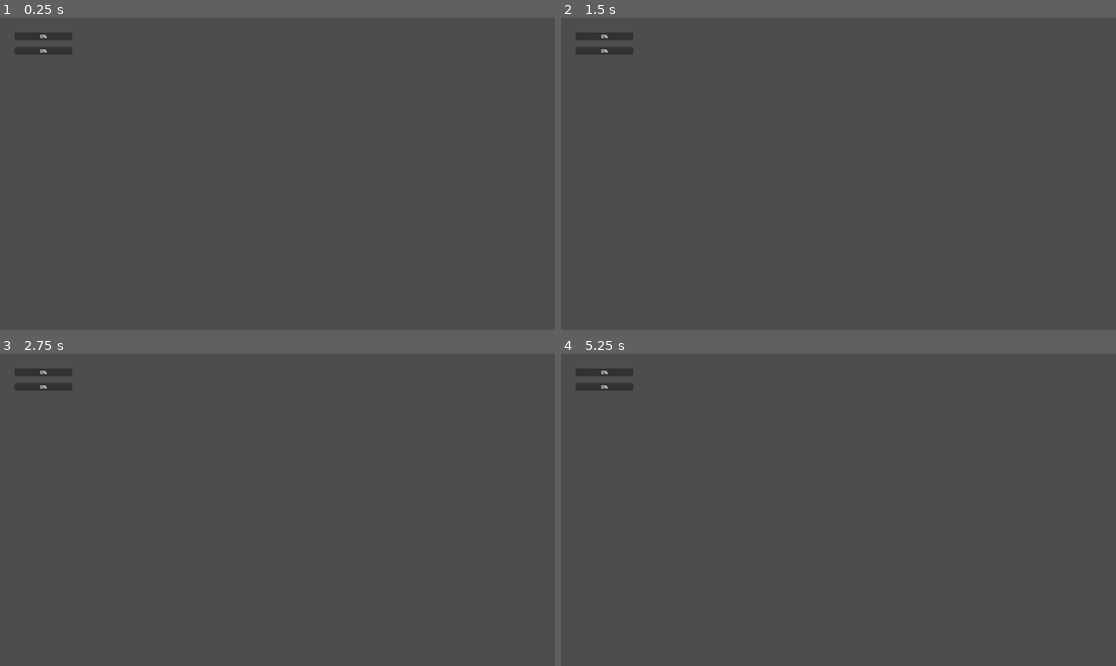
Above: before the commit, frames 1-4 (two rows, left to right).
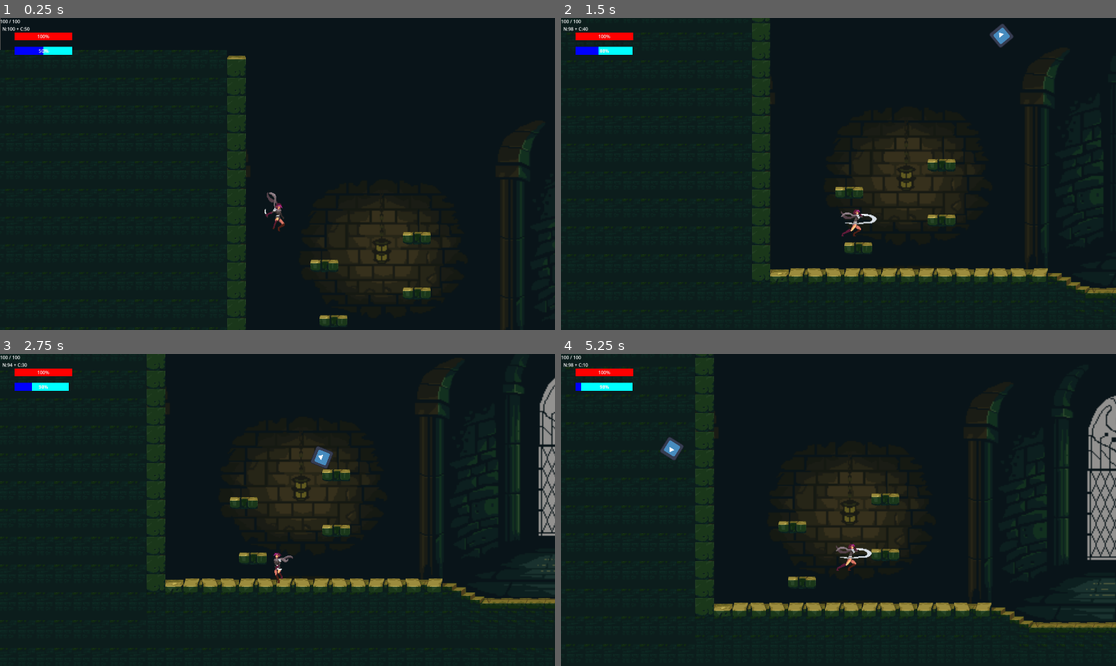
Above: after the commit, the same moments.

Repository: wya-wy/CG-final-project1
Game: Godot game, scene res://view/level/test_level.tscn
The game is run twice, just before and just after one commit, with the same random seed, the same clock (stepped at 60 frames per second) and the same inputs. Before the commit the project starts from res://view/UI/hud.tscn. The engine's default icon, where the game draws it, is replaced by a stand-in: a white triangle on a blue panel in a dark square.
Inputs (mouse positions are in pixels of both pictures, inside the frame that each line leads up to):
- Up to frame 1 (0.25 s): no input
- Up to frame 2 (1.5 s): move the mouse to (960, 158) at 0.52 s; hold D (move_right) from 0.53 s (still down); right-click (960, 158) at 0.6 s; tap Space (jump) at 0.77, 1.07 s; click (960, 158) at 0.8 s; move the mouse to (727, 189) at 1.27 s; click (727, 189) at 1.35 s
- Up to frame 3 (2.75 s): tap Space (jump) at 1.52, 1.55, 1.82, 2.1 s; move the mouse to (333, 441) at 2.02 s; release D (move_right) at 2.03 s; hold A (move_left) from 2.03 s (still down); right-click (333, 441) at 2.3 s
- Up to frame 4 (5.25 s): move the mouse to (810, 572) at 2.77 s; release A (move_left) at 2.78 s; hold D (move_right) 2.78-4.28 s; right-click (810, 572) at 2.85 s; tap Space (jump) at 3.02, 3.32, 3.77, 3.8, 4.07, 4.52, 4.82 s; click (810, 572) at 3.05 s; move the mouse to (1005, 556) at 3.52 s; click (1005, 556) at 3.6 s; move the mouse to (672, 463) at 4.27 s; hold A (move_left) 4.28-5.03 s; right-click (672, 463) at 4.35 s; move the mouse to (866, 510) at 5.02 s; hold D (move_right) from 5.03 s (still down); click (866, 510) at 5.1 s

The runs differ from the first frame. In frame 1, 100% of the frame differs, in the area x 0-100%, y 0-100%; in frame 2, 100%; in frame 3, 100%; in frame 4, 99%.

Commit message:
完成土狼时间 + 浓缩蓝量

Diff:
--- a/managers/EventBus.gd
+++ b/managers/EventBus.gd
@@ -10,4 +10,4 @@
 
 signal enemy_defeated(enemy_type: String)
 
-signal player_mana_changed(current_mana: int, max_mana: int)
+signal player_mana_changed(normal: float, condensed: float, max_normal: int, max_condensed: int)
--- a/project.godot
+++ b/project.godot
@@ -11,7 +11,7 @@
 [application]
 
 config/name="GameAegir"
-run/main_scene="uid://baqbwdbpkjts8"
+run/main_scene="uid://sc4dl4jl0sh1"
 config/features=PackedStringArray("4.5", "GL Compatibility")
 config/icon="res://icon.svg"
 
--- a/view/UI/hud.gd
+++ b/view/UI/hud.gd
@@ -1,9 +1,10 @@
 extends CanvasLayer
 
 @onready var health_bar: ProgressBar = $HealthBar
-@onready var mana_bar: ProgressBar = $ManaBar
-@onready var health_label: Label = $HealthBar/Label
-@onready var mana_label: Label = $ManaBar/Label
+@onready var health_label: Label = $Label
+@onready var mana_bar_total: ProgressBar = $ManaBarTotal
+@onready var mana_bar_condensed: ProgressBar = $ManaBarCondensed
+@onready var mana_label: Label = $ManaLabel
 
 func _ready():
 	EventBus.player_health_changed.connect(_on_player_health_changed)
@@ -17,12 +18,19 @@
 	if health_label:
 		health_label.text = "%d / %d" % [current_health, max_health]
 
-func _on_player_mana_changed(current_mana: int, max_mana: int):
-	if mana_bar:
-		mana_bar.max_value = max_mana
-		mana_bar.value = current_mana
+func _on_player_mana_changed(normal: float, condensed: float, max_normal: int, max_condensed: int):
+	if mana_bar_total:
+		mana_bar_total.max_value = max_normal
+		mana_bar_total.value = normal # 这里显示的是总长度
+
+	if mana_bar_condensed:
+		# 虽然浓缩蓝的真实上限比max_normal小，但为了让它在UI上看起来只占普通蓝的一部分长，
+		# 我们把它的 UI max_value 设为和普通蓝一样。
+		mana_bar_condensed.max_value = max_normal
+		mana_bar_condensed.value = condensed
+
 	if mana_label:
-		mana_label.text = "%d / %d" % [current_mana, max_mana]
+		mana_label.text = "N:%d + C:%d" % [int(normal), int(condensed)]
 
 func _on_player_died():
 	if health_label:
--- a/view/UI/hud.tscn
+++ b/view/UI/hud.tscn
@@ -6,6 +6,11 @@
 bg_color = Color(1, 0, 0, 1)
 
 [sub_resource type="StyleBoxFlat" id="StyleBoxFlat_c63mr"]
+bg_color = Color(0, 1, 1, 1)
+
+[sub_resource type="StyleBoxEmpty" id="StyleBoxEmpty_1fyl7"]
+
+[sub_resource type="StyleBoxFlat" id="StyleBoxFlat_rpx20"]
 bg_color = Color(0, 0, 1, 1)
 
 [node name="HUD" type="CanvasLayer"]
@@ -28,9 +33,17 @@
 offset_bottom = 77.0
 theme_override_styles/fill = SubResource("StyleBoxFlat_prlgg")
 
-[node name="ManaBar" type="ProgressBar" parent="."]
+[node name="ManaBarTotal" type="ProgressBar" parent="."]
 offset_left = 50.0
 offset_top = 100.0
 offset_right = 250.0
 offset_bottom = 127.0
 theme_override_styles/fill = SubResource("StyleBoxFlat_c63mr")
+
+[node name="ManaBarCondensed" type="ProgressBar" parent="."]
+offset_left = 50.0
+offset_top = 100.0
+offset_right = 250.0
+offset_bottom = 127.0
+theme_override_styles/background = SubResource("StyleBoxEmpty_1fyl7")
+theme_override_styles/fill = SubResource("StyleBoxFlat_rpx20")
--- a/viewmodel/entities/player.gd
+++ b/viewmodel/entities/player.gd
@@ -11,6 +11,9 @@
 # --- 2. 移动常量 ---
 const SPEED = 300.0
 const JUMP_VELOCITY = -500.0
+# 土狼时间
+const COYOTE_TIME_DURATION: float = 0.15
+var coyote_timer: float = 0.0
 
 # --- 3. 生命值属性 ---
 @export var max_health: int = 100
@@ -18,41 +21,75 @@
 var is_dead: bool = false
 
 # --- 4. 魔法值属性 ---
-@export var max_mana: int = 100
-@export var mana_regen_rate: float = 5.0 # 每秒回蓝
-var current_mana: float # 使用 float 以便计算平滑回蓝
+# 普通蓝量上限为 100
+@export var max_normal_mana: int = 100
+# 浓缩蓝量上限为 50
+@export var max_condensed_mana: int = 50
+@export var normal_mana_regen_rate: float = 10.0  # 回普通蓝速度
+@export var condensed_mana_regen_rate: float = 6.0  # 回浓缩蓝速度
+var normal_mana: float = 100.0
+var condensed_mana: float = 50.0
+
+# 战斗状态记录
+var last_combat_time: float = -10.0
+const COMBAT_COOLDOWN: float = 2.0  # 停止攻击2秒后开始回浓缩蓝
+
+# 获取总蓝量
+func get_total_mana() -> int:
+	return int(normal_mana + condensed_mana)
+
+# 发信号
+func emit_mana_signal():
+	EventBus.emit_signal("player_mana_changed", normal_mana, condensed_mana, max_normal_mana, max_condensed_mana)
 
 # --- 5. 初始化 ---
 func _ready():
 	# 游戏开始时，满血满蓝
 	current_health = max_health
-	current_mana = max_mana
+	normal_mana = float(max_normal_mana)
+	condensed_mana = float(max_condensed_mana)
 	is_dead = false
 
 	# 初始化UI
 	EventBus.emit_signal("player_health_changed", current_health, max_health)
-	EventBus.emit_signal("player_mana_changed", int(current_mana), max_mana)
+	emit_mana_signal()
 
 # --- 6. 物理 & 输入循环 ---
 func _physics_process(delta: float) -> void:
 
 	# --- 自动回蓝 ---
-	if current_mana < max_mana and not is_dead:
-		var old_mana_int = int(current_mana)
-		current_mana = move_toward(current_mana, max_mana, mana_regen_rate * delta)
-		var new_mana_int = int(current_mana)
-
-		# 只有当整数部分发生变化时才发送信号，避免每帧刷新UI
-		if old_mana_int != new_mana_int:
-			EventBus.emit_signal("player_mana_changed", new_mana_int, max_mana)
+	if not is_dead:
+		var changed = false
+
+		# 1. 普通蓝：一直回复，直到 max_normal_mana
+		if normal_mana < max_normal_mana:
+			normal_mana = move_toward(normal_mana, float(max_normal_mana), normal_mana_regen_rate * delta)
+			changed = true
+
+		# 2. 浓缩蓝：脱战后回复，直到 max_condensed_mana
+		var time_since_combat = Time.get_ticks_msec() / 1000.0 - last_combat_time
+		if time_since_combat > COMBAT_COOLDOWN:
+			if condensed_mana < max_condensed_mana:
+				condensed_mana = move_toward(condensed_mana, float(max_condensed_mana), condensed_mana_regen_rate * delta)
+				changed = true
+
+		if changed:
+			emit_mana_signal()
+
+	# --- 土狼时间 ---
+	if is_on_floor():
+		coyote_timer = COYOTE_TIME_DURATION
+	else:
+		coyote_timer -= delta
 
 	# --- 重力 ---
 	if not is_on_floor():
 		velocity += get_gravity() * delta
 
 	# --- 跳跃 ---
-	if Input.is_action_just_pressed("jump") and is_on_floor():
+	if Input.is_action_just_pressed("jump") and coyote_timer > 0:
 		velocity.y = JUMP_VELOCITY
+		coyote_timer = 0.0
 
 	# --- 左右移动 ---
 	var direction := Input.get_axis("move_left", "move_right")
@@ -99,16 +136,22 @@
 	if Input.is_action_just_pressed("attack"):
 		# 远程攻击逻辑保持不变
 		weapon_handler.attack()
+		update_combat_state() # 记录攻击时间
 
 	if Input.is_action_just_pressed("melee_attack"):
 		# 1. 播放动画 (动画中包含了开启 Hitbox 的逻辑)
 		animation_player.play("attack")
 		# 2. 通知 WeaponHandler (计算伤害数值等)
 		weapon_handler.melee_attack()
+		update_combat_state() # 记录攻击时间
 
 	# --- Debug: 受伤测试 (保留) ---
 	if Input.is_action_just_pressed("debug_hurt"):
 		take_damage(40)
+
+# 更新战斗状态辅助函数
+func update_combat_state():
+	last_combat_time = Time.get_ticks_msec() / 1000.0
 
 # --- 6. 生命值函数 ---
 
@@ -142,9 +185,35 @@
 	set_physics_process(false)
 
 # --- 7. 魔法值函数 ---
+# type: "spell" (法术) 或 "melee" (近战/强化)
+func try_consume_mana(amount: int, type: String) -> bool:
+	if type == "spell":
+		# 法术只扣浓缩蓝
+		if condensed_mana >= amount:
+			condensed_mana -= amount
+			normal_mana -= amount
+			emit_mana_signal()
+			return true
+		return false
+
+	elif type == "melee":
+		# 近战优先扣普通，不够扣浓缩
+		if normal_mana >= amount:
+			normal_mana -= amount
+			emit_mana_signal()
+			return true
+		elif normal_mana + condensed_mana >= amount:
+			condensed_mana -= amount - normal_mana
+			normal_mana = 0
+			emit_mana_signal()
+			return true
+		return false
+	return false
+
+# 兼容旧接口
 func has_enough_mana(amount: int) -> bool:
-	return current_mana >= amount
+	return get_total_mana() >= amount
 
 func consume_mana(amount: int):
-	current_mana -= amount
-	EventBus.emit_signal("player_mana_changed", int(current_mana), max_mana)
+	# 默认当作近战类型消耗
+	try_consume_mana(amount, "melee")
--- a/viewmodel/weapons/weapon_handler.gd
+++ b/viewmodel/weapons/weapon_handler.gd
@@ -33,13 +33,9 @@
 
 	# --- 检查蓝量 ---
 	var player = get_parent() # 假设 WeaponHandler 是 Player 的直接子节点
-	if player.has_method("has_enough_mana"):
-		if not player.has_enough_mana(spell_data.mana_cost):
-			print("WeaponHandler: Not enough mana!")
+	if player.has_method("try_consume_mana"):
+		if not player.try_consume_mana(spell_data.mana_cost, "spell"):
 			return
-
-		# 消耗蓝量
-		player.consume_mana(spell_data.mana_cost)
 
 	match spell_data.effect_id:
 
@@ -56,7 +52,7 @@
 			# (重点) get_parent() 是 Player, get_parent().get_parent() 是 TestLevel
 			# 我们需要一个更好的方法来访问“世界”
 			# 暂时先这样，之后再优化
-			get_parent().get_parent().add_child(projectile)
+			get_tree().current_scene.add_child(projectile)
 			projectile.global_position = global_position
 
 		"flame_buff":
Not shown: 1 places in view/UI/hud.tscn that only renumber resources
